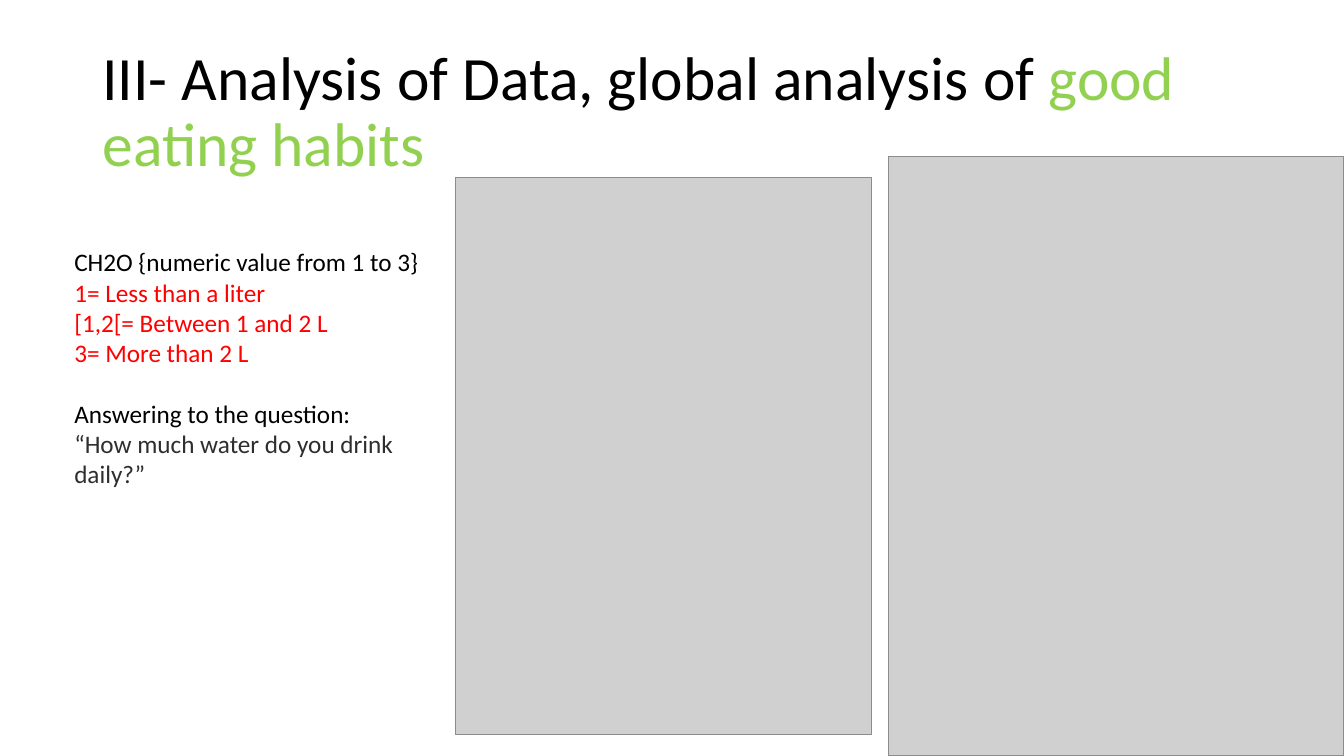
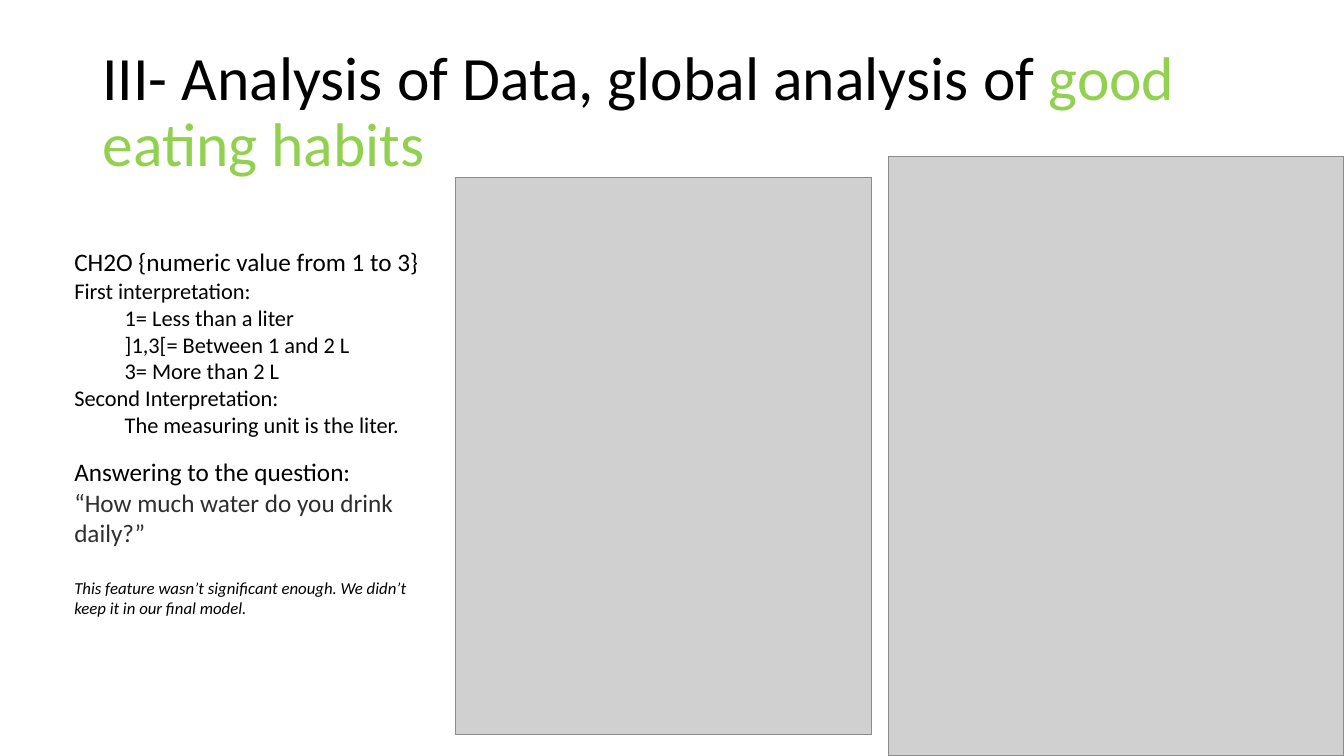
Before and after one commit to Leodespt/Projet_Python, a slide deck: slide 7 of Presentation_Python.pptx. Drawn at 1344x756 pixels with LibreOffice and Linux fonts; fonts in the diff are those of the drawing; grey boxes stand for pictures. Boxes give left, top, right and bottom in pixels: in the first picture for what was removed or moved away, otherwise in the second. Text is boxed around its words. In the diff, an @@ line names an element or a change of style, - is before the commit and + after.

```diff
--- a/Presentation_Python.pptx
+++ b/Presentation_Python.pptx
@@ text at box(74, 283, 251, 303): paragraph added @@
+First interpretation:
@@ text at box(125, 310, 294, 379): size 18 to 16 pt, text colour #FF0000 to #000000 in "1= Less than a liter", "3= More than 2 L"; list level 1 to 2 in "1= Less than a liter"; list level 1 to 2 in "3= More than 2 L" @@
@@ text at box(125, 336, 349, 356): text changed; size 18 to 16 pt; text colour #FF0000 to #000000 @@
-[1,2[= Between 1 and 2 L
+  ]1,3[= Between 1 and 2 L
@@ text at box(74, 390, 399, 437): paragraphs added @@
+Second Interpretation:
+  The measuring unit is the liter.
@@ text at box(74, 582, 406, 617): paragraph added @@
+This feature wasn’t significant enough. We didn’t keep it in our final model.
```
Also in this commit, not shown: 18 other slides changed, 2 slides added, 1 slide removed.
